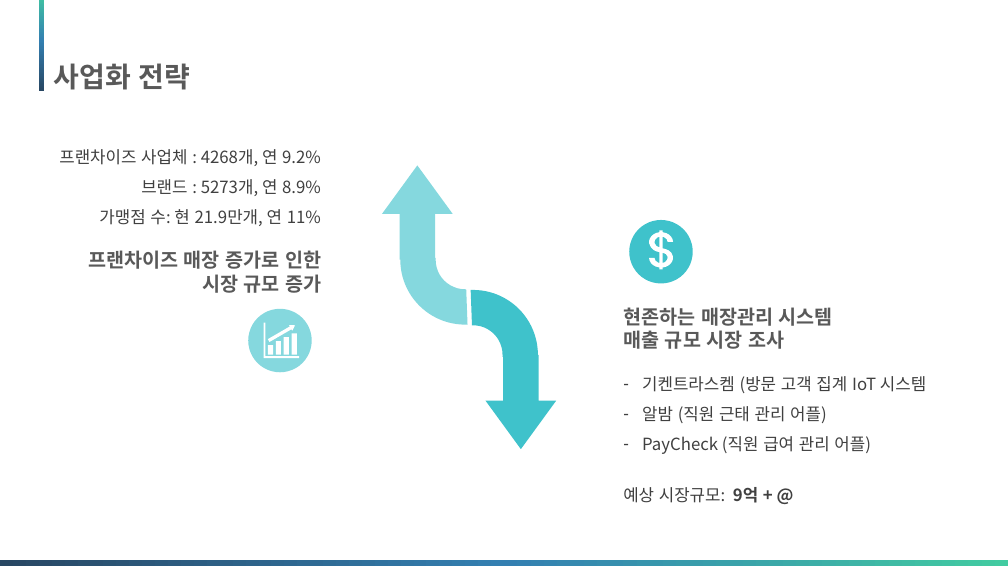
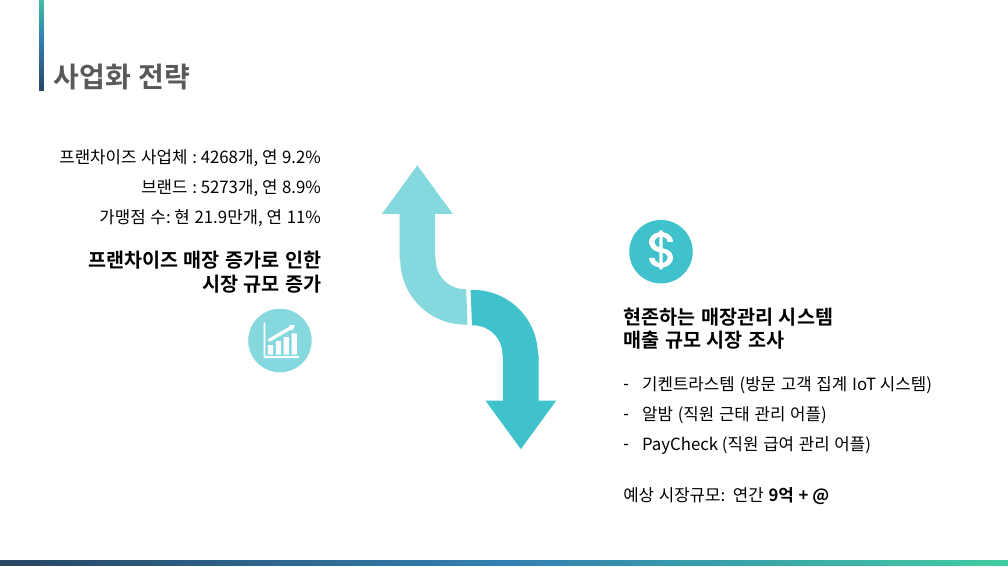
Before and after one commit to Matrix-ERPSolution/Matrix-Webapp, a slide deck: slide 33 of Matrix_presentation.pptx. Drawn at 1008x567 pixels with LibreOffice and Linux fonts; fonts in the diff are those of the drawing; background and template pictures are left out. Boxes give left, top, right and bottom in pixels: in the first picture for what was removed or moved away, otherwise in the second. Text is boxed around its words. In the diff, an @@ line names an element or a change of style, - is before the commit and + after.

```diff
--- a/Matrix_presentation.pptx
+++ b/Matrix_presentation.pptx
@@ text "프랜차이즈 사업체 : 4268개, 연 ..." at <box>59,149,321,226</box>: text colour #404040 to #000000 @@
@@ text "프랜차이즈 매장 증가로 인한" at <box>88,250,321,293</box>: text colour #595959 to #000000 @@
@@ text "현존하는 매장관리 시스템 매출 규모 ..." at <box>623,307,833,349</box>: text colour #595959 to #000000 @@
@@ text at <box>642,376,932,393</box>: text changed; text colour #404040 to #000000 @@
-– 기켄트라스켐 (방문 고객 집계 IoT 시스템
+– 기켄트라스템 (방문 고객 집계 IoT 시스템)
@@ text at <box>642,406,871,454</box>: text colour #404040 to #000000 in "알밤 (직원 근태 관리 어플)", "PayCheck (직원 급여 관리 어플)" @@
@@ text at <box>623,487,794,503</box>: text changed; text colour #404040 to #000000 @@
-예상 시장규모: 9억 + @
+예상 시장규모: 연간 9억 + @
```
Also in this commit, not shown: 21 other slides changed, 3 slides added, 4 slides removed.
